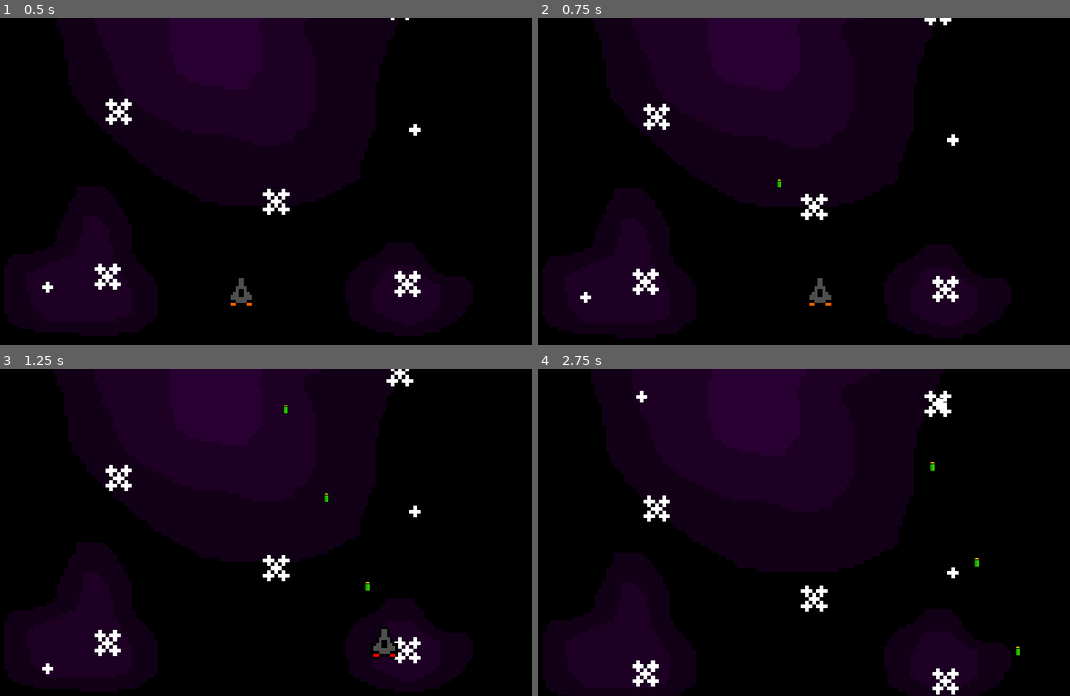
Above: before the commit, frames 1-4 (two rows, left to right).
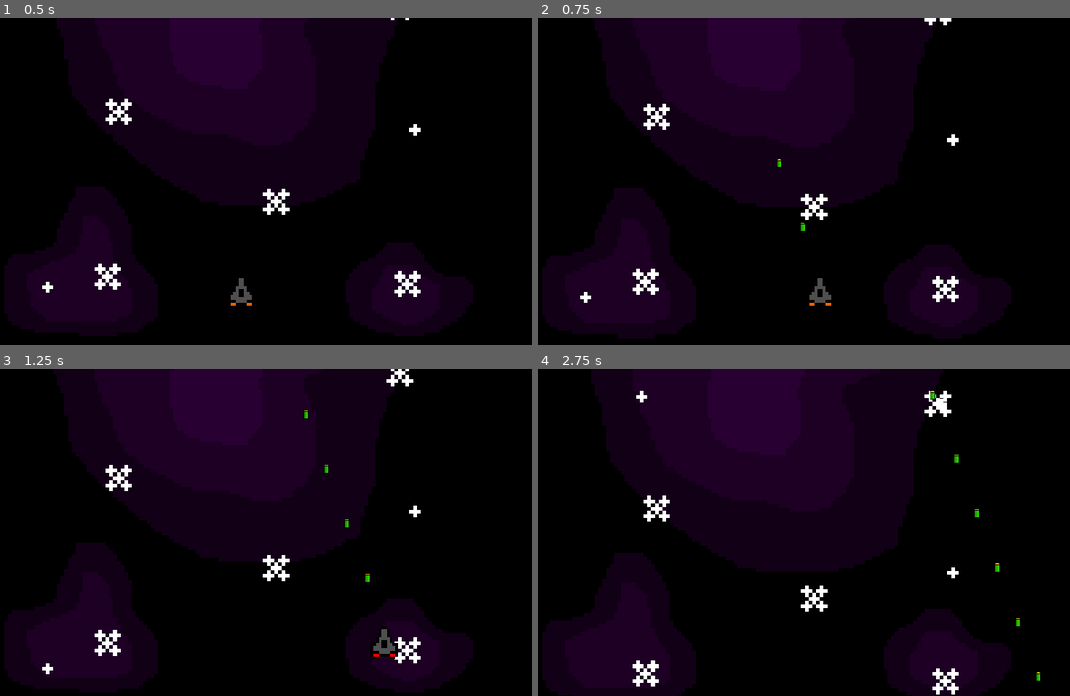
Above: after the commit, the same moments.

Repository: BH3Panzer/save-me-from-hell
Game: Godot game, scene res://levels/level_1.tscn
The game is run twice, just before and just after one commit, with the same random seed, the same clock (stepped at 60 frames per second) and the same inputs.
Inputs:
- Up to frame 1 (0.5 s): no input
- Up to frame 2 (0.75 s): hold Right (right) from 0.53 s (still down); hold Space (shoot) from 0.53 s (still down)
- Up to frame 3 (1.25 s): keep holding Right (right); keep holding Space (shoot)
- Up to frame 4 (2.75 s): release Right (right) at 1.28 s; release Space (shoot) at 1.28 s; hold Down (down) 1.28-2.03 s; tap Space (shoot) at 1.35 s; hold Right (right) from 2.03 s (still down); hold Space (shoot) from 2.03 s (still down)

Frame 1 is identical in both runs. In frame 2, less than 0.1% of the frame differs, in the area x 45-51%, y 43-66%; in frame 3, 0.1%; in frame 4, 0.2%, in the area x 73-95%, y 6-96%.

Commit message:
changed speed of bullets and wait time

Diff:
--- a/player/basic_bullet.gd
+++ b/player/basic_bullet.gd
@@ -1,6 +1,6 @@
 extends Area2D
 
-var speed = 750
+var speed = 900
 
 func _physics_process(delta):
 	position += transform.x * speed * delta
--- a/player/player.tscn
+++ b/player/player.tscn
@@ -53,6 +53,6 @@
 rotation = 4.71239
 
 [node name="Timer" type="Timer" parent="."]
-wait_time = 0.2
+wait_time = 0.1
 
 [connection signal="timeout" from="Timer" to="." method="_on_timer_timeout"]
